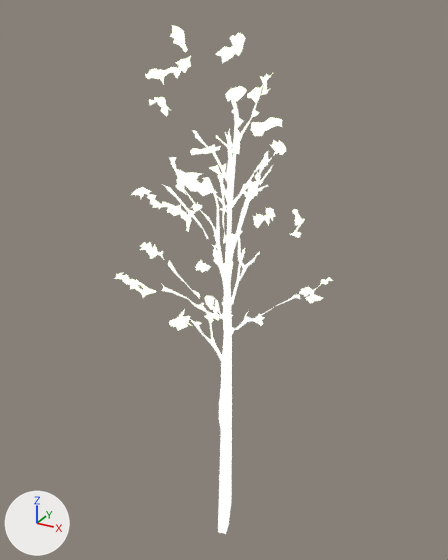
What one commit did to the glTF model assets/props/tree_birch.glb.
The view is the same before and after, from a 50 mm camera at (0.934, -1.675, 0.967) aimed at (0.001, 0.023, 0.118). Lighting does not change. The marker at lower left points along +X, +Y and +Z. The older version comes first.
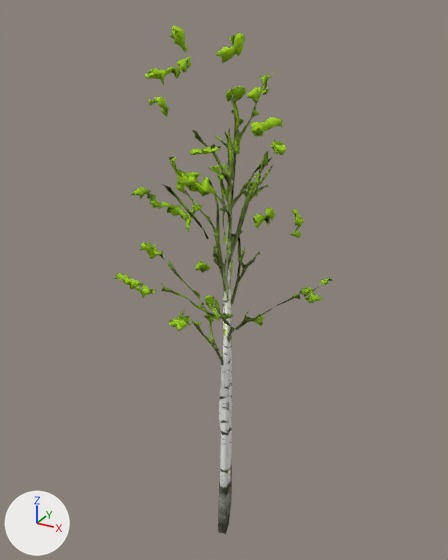
Commit message: Zero emissiveFactor in prop materials: fixes solid white props

Pixel boxes (x1, y1, x2, y2) of what changed, in the pictures (448 x 560 px):
'Mesh1.0', surface changed: (114, 25, 333, 534) in both

The change, as a diff of the scene's bpy script:
```diff
--- a/assets/props/tree_birch.glb.py
+++ b/assets/props/tree_birch.glb.py
@@ mat_material_0_001 @@
 mat_material_0_001.roughness = 1.0
-mat_material_0_001.emission_strength = 1.0
```
